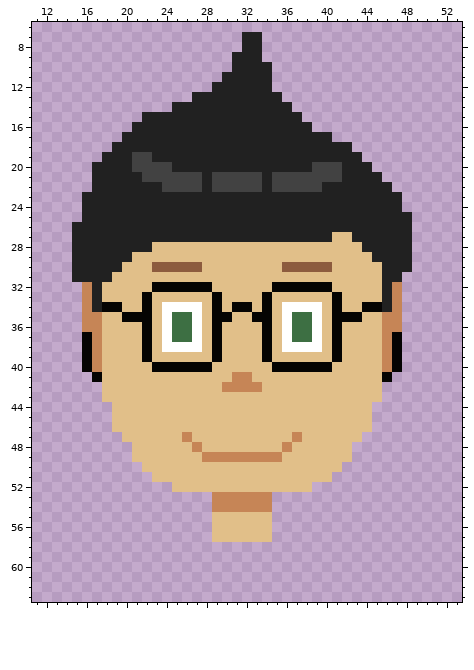
One commit to this pixel-art file: LD-45/Assets/Images/mainchara.ase. The first picture shows the starting point.
64x64 pixels, 1 frame. Colours within 5 levels of each other are drawn and written as one. Shown: x 11..53, y 6..63. The old version is drawn lined up with the new one.
Once edited:
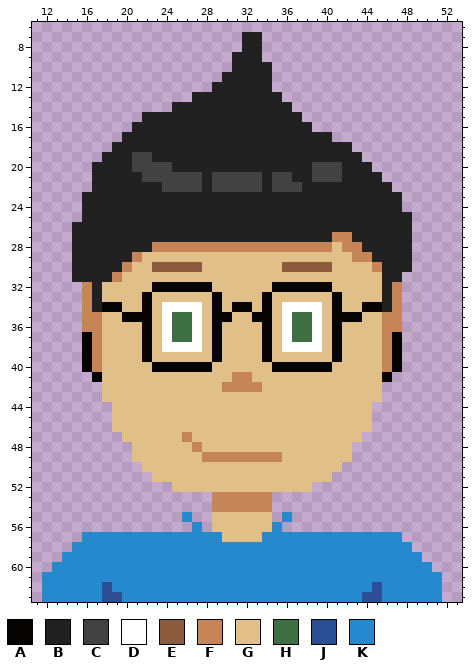
Palette (. is transparent): A #050403  B #212121  C #424242  D #ffffff  E #8c5b3e  F #c68556  G #e1bf89  H #3d6f43  J #2b4e95  K #2789cd
What changed:
{"change": "whole drawing moved by +0,-6 (the old picture is shown already moved)"}
{"y":21,"x":37,"old":"CC","new":"BB"}
{"y":22,"x":38,"old":"CC","new":"BB"}
{"y":27,"x":41,"old":"GG","new":"FF"}
{"y":28,"x":23,"old":"GGGGGGGGGGGGGGGGGG","new":"FFFFFFFFFFFFFFFFFF"}
{"y":28,"x":42,"old":"GG","new":"FF"}
{"y":29,"x":21,"old":"G","new":"F"}
{"y":29,"x":43,"old":"GG","new":"FF"}
{"y":30,"x":20,"old":"G","new":"F"}
{"y":30,"x":45,"old":"G","new":"F"}
{"y":31,"x":19,"old":"G","new":"F"}
{"y":47,"x":37,"old":"F","new":"G"}
{"y":48,"x":36,"old":"F","new":"G"}
{"y":55,"x":26,"old":".","new":"K"}
{"y":55,"x":36,"old":".","new":"K"}
{"y":56,"x":27,"old":".","new":"K"}
{"y":56,"x":35,"old":".","new":"K"}
{"y":57,"x":16,"old":".............G","new":"KKKKKKKKKKKKKK"}
{"y":57,"x":34,"old":"G.............","new":"KKKKKKKKKKKKKK"}
{"y":58,"x":15,"old":"..................................","new":"KKKKKKKKKKKKKKKKKKKKKKKKKKKKKKKKKK"}
{"y":59,"x":14,"old":"....................................","new":"KKKKKKKKKKKKKKKKKKKKKKKKKKKKKKKKKKKK"}
{"y":60,"x":13,"old":"......................................","new":"KKKKKKKKKKKKKKKKKKKKKKKKKKKKKKKKKKKKKK"}
{"y":61,"x":12,"old":"........................................","new":"KKKKKKKKKKKKKKKKKKKKKKKKKKKKKKKKKKKKKKKK"}
{"y":62,"x":12,"old":"........................................","new":"KKKKKKJKKKKKKKKKKKKKKKKKKKKKKKKKKJKKKKKK"}
{"y":63,"x":12,"old":"........................................","new":"KKKKKKJJKKKKKKKKKKKKKKKKKKKKKKKKJJKKKKKK"}
{"label":"changed","picture_box":[292,172,322,192]}
{"label":"changed","picture_box":[112,232,382,282]}
{"label":"changed","picture_box":[282,432,302,452]}
{"label":"changed","picture_box":[42,512,442,602]}
